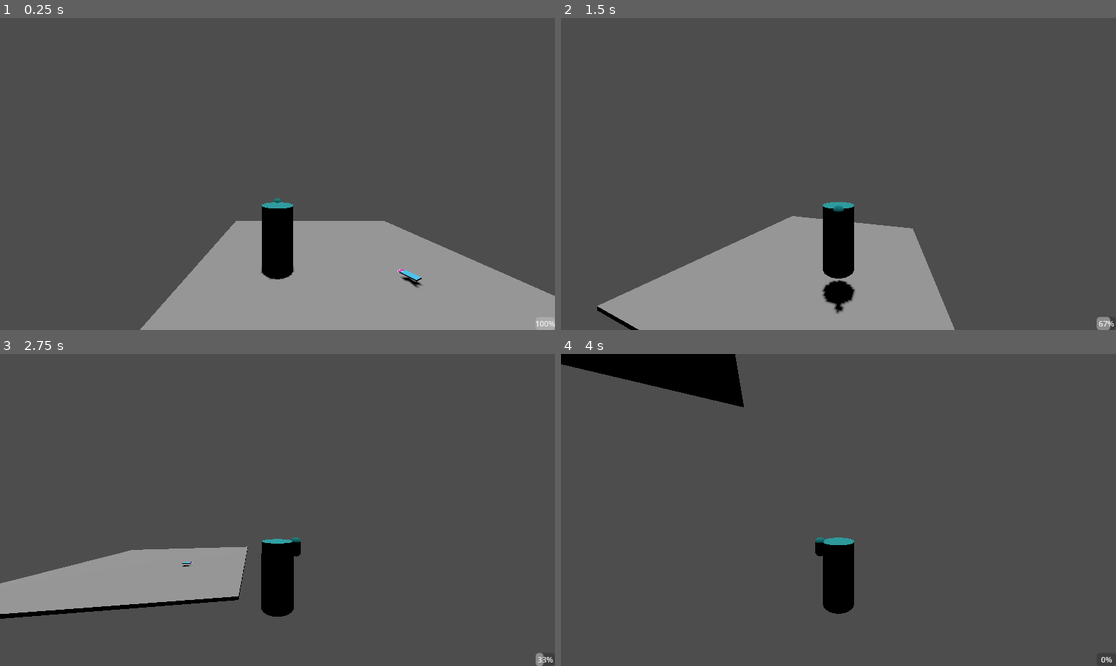
Above: before the commit, frames 1-4 (two rows, left to right).
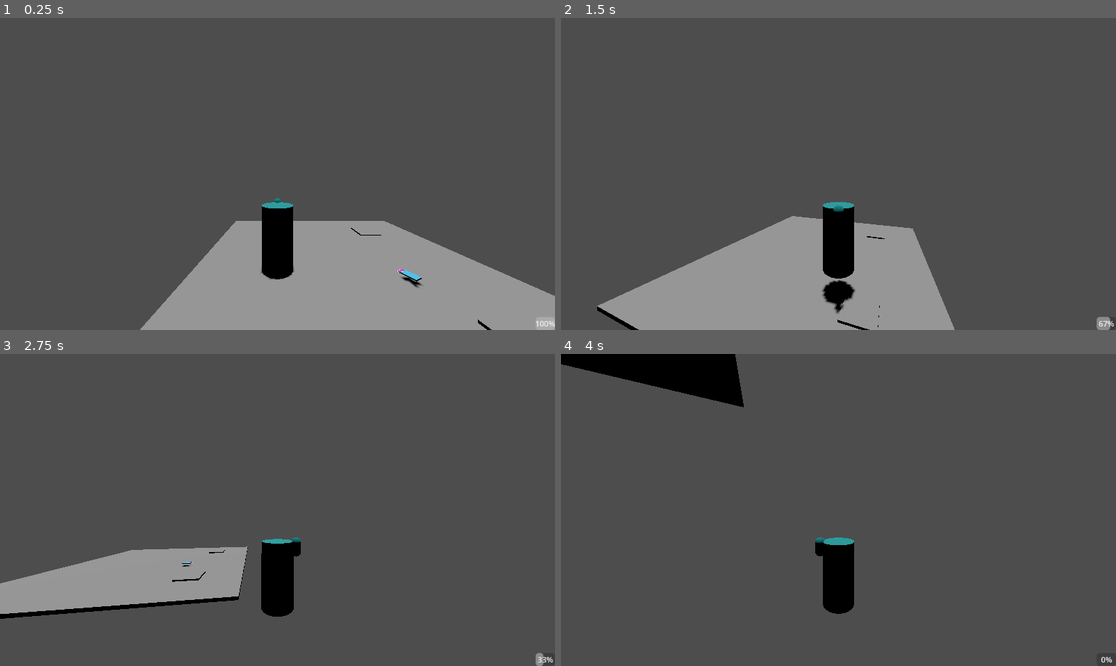
Above: after the commit, the same moments.

Repository: audreyssu/GGJ-2025-BubblegumPlatformer
Game: Godot game, scene res://scenes/world_root.tscn
The game is run twice, just before and just after one commit, with the same random seed, the same clock (stepped at 60 frames per second) and the same inputs.
Inputs (mouse positions are in pixels of both pictures, inside the frame that each line leads up to):
- Up to frame 1 (0.25 s): no input
- Up to frame 2 (1.5 s): move the mouse to (866, 174) at 0.52 s; hold D (p_right) 0.53-1.28 s; click (866, 174) at 0.6 s; tap Space (p_jump) at 0.77 s; move the mouse to (810, 174) at 1.27 s; hold S (p_backward) from 1.28 s (still down); tap W (p_foreward) at 1.35 s
- Up to frame 3 (2.75 s): tap Space (p_jump) at 1.52 s; move the mouse to (288, 503) at 2.02 s; release S (p_backward) at 2.03 s; hold D (p_right) from 2.03 s (still down); click (288, 503) at 2.1 s
- Up to frame 4 (4 s): move the mouse to (832, 516) at 2.77 s; tap W (p_foreward) at 2.85 s; tap Space (p_jump) at 3.02, 3.77 s; move the mouse to (877, 513) at 3.52 s; release D (p_right) at 3.53 s; hold A (p_left) from 3.53 s (still down); click (877, 513) at 3.6 s

The runs differ from the first frame. In frame 1, less than 0.1% of the frame differs, in the area x 63-89%, y 67-100%; in frame 2, less than 0.1%, in the area x 49-59%, y 69-100%; in frame 3, less than 0.1%; in frame 4, nothing differs.

Commit message:
Checkpoints and player implementation
Issue with coloring for checkpoints, but everything else with checkpoints works

Diff:
--- a/bubblegamejam/project.godot
+++ b/bubblegamejam/project.godot
@@ -23,6 +23,8 @@
 
 Player=""
 Collectible=""
+Active_Checkpoint=""
+Inactive_Checkpoints=""
 
 [input]
 
@@ -82,6 +84,11 @@
 "events": [Object(InputEventJoypadMotion,"resource_local_to_scene":false,"resource_name":"","device":-1,"axis":2,"axis_value":1.0,"script":null)
 ]
 }
+debug_kill={
+"deadzone": 0.5,
+"events": [Object(InputEventKey,"resource_local_to_scene":false,"resource_name":"","device":-1,"window_id":0,"alt_pressed":false,"shift_pressed":false,"ctrl_pressed":false,"meta_pressed":false,"pressed":false,"keycode":0,"physical_keycode":75,"key_label":0,"unicode":107,"location":0,"echo":false,"script":null)
+]
+}
 
 [layer_names]
 
--- /dev/null
+++ b/bubblegamejam/scenes/checkpoint.tscn
@@ -0,0 +1,23 @@
+[gd_scene load_steps=4 format=3 uid="uid://b6buddapu6s7t"]
+
+[ext_resource type="Script" path="res://scripts/checkpoint.gd" id="1_12046"]
+
+[sub_resource type="BoxShape3D" id="BoxShape3D_akdu5"]
+size = Vector3(1, 0.25, 1)
+
+[sub_resource type="BoxMesh" id="BoxMesh_crgwy"]
+size = Vector3(1, 0.25, 1)
+
+[node name="checkpoint" type="Area3D"]
+script = ExtResource("1_12046")
+
+[node name="checkpointCollision" type="CollisionShape3D" parent="."]
+shape = SubResource("BoxShape3D_akdu5")
+
+[node name="checkpointMesh" type="MeshInstance3D" parent="."]
+mesh = SubResource("BoxMesh_crgwy")
+
+[node name="respawnPoint" type="Node3D" parent="."]
+transform = Transform3D(1, 0, 0, 0, 1, 0, 0, 0, 1, 0, 0.248833, 0)
+
+[connection signal="body_entered" from="." to="." method="_on_player_collision"]
--- a/bubblegamejam/scenes/pendulum.tscn
+++ b/bubblegamejam/scenes/pendulum.tscn
@@ -1,6 +1,6 @@
 [gd_scene load_steps=9 format=3 uid="uid://bsmw61s6uuuui"]
 
-[ext_resource type="Script" path="res://scripts/moving_platform.gd" id="1_3px6v"]
+[ext_resource type="Script" path="res://scripts/pendulum.gd" id="1_72e8p"]
 
 [sub_resource type="CylinderMesh" id="CylinderMesh_6igka"]
 
@@ -12,23 +12,6 @@
 "tilts": PackedFloat32Array(0)
 }
 point_count = 1
-
-[sub_resource type="Animation" id="Animation_cofhb"]
-resource_name = "moving_platform_anim"
-length = 3.0
-loop_mode = 1
-tracks/0/type = "value"
-tracks/0/imported = false
-tracks/0/enabled = true
-tracks/0/path = NodePath("pendulumPath/pendulumPathFollow:progress_ratio")
-tracks/0/interp = 1
-tracks/0/loop_wrap = true
-tracks/0/keys = {
-"times": PackedFloat32Array(0, 1.5),
-"transitions": PackedFloat32Array(1, 1),
-"update": 0,
-"values": [0.0, 1.0]
-}
 
 [sub_resource type="Animation" id="Animation_so486"]
 length = 3.0
@@ -53,7 +36,7 @@
 tracks/1/loop_wrap = true
 tracks/1/keys = {
 "times": PackedFloat32Array(0, 1.5),
-"transitions": PackedFloat32Array(-2, 1),
+"transitions": PackedFloat32Array(-2, -2),
 "update": 0,
 "values": [Vector3(-1, 0, 0), Vector3(1, 0, 0)]
 }
@@ -65,9 +48,26 @@
 tracks/2/loop_wrap = true
 tracks/2/keys = {
 "times": PackedFloat32Array(0, 1.5),
-"transitions": PackedFloat32Array(-0.5, 1),
+"transitions": PackedFloat32Array(-2, -2),
 "update": 0,
 "values": [Vector3(0, 0, -0.785398), Vector3(0, 0, 0.785398)]
+}
+
+[sub_resource type="Animation" id="Animation_cofhb"]
+resource_name = "moving_platform_anim"
+length = 3.0
+loop_mode = 1
+tracks/0/type = "value"
+tracks/0/imported = false
+tracks/0/enabled = true
+tracks/0/path = NodePath("pendulumPath/pendulumPathFollow:progress_ratio")
+tracks/0/interp = 1
+tracks/0/loop_wrap = true
+tracks/0/keys = {
+"times": PackedFloat32Array(0, 1.5),
+"transitions": PackedFloat32Array(1, 1),
+"update": 0,
+"values": [0.0, 1.0]
 }
 
 [sub_resource type="Animation" id="Animation_seirn"]
@@ -107,7 +107,7 @@
 }
 
 [node name="pendulum" type="Node3D"]
-script = ExtResource("1_3px6v")
+script = ExtResource("1_72e8p")
 
 [node name="pendulumBody" type="AnimatableBody3D" parent="."]
 transform = Transform3D(0.707107, 0.707107, 0, -0.707107, 0.707107, 0, 0, 0, 1, -1, 0, 0)
--- a/bubblegamejam/scenes/world_root.tscn
+++ b/bubblegamejam/scenes/world_root.tscn
@@ -1,11 +1,14 @@
-[gd_scene load_steps=5 format=3 uid="uid://diyvfs7cnl02p"]
+[gd_scene load_steps=7 format=3 uid="uid://diyvfs7cnl02p"]
 
+[ext_resource type="Script" path="res://scripts/world_root.gd" id="1_0qkg6"]
 [ext_resource type="PackedScene" uid="uid://cox7oo3r722t3" path="res://scenes/test_floor.tscn" id="1_cfjnq"]
 [ext_resource type="PackedScene" uid="uid://cv3ijnrb4x4bh" path="res://scenes/player.tscn" id="2_i2nx8"]
 [ext_resource type="PackedScene" uid="uid://bqoo6e3w2stvg" path="res://scenes/gum_packet.tscn" id="3_jys0l"]
 [ext_resource type="PackedScene" uid="uid://mrgknucoe2tv" path="res://scenes/bubble_counter.tscn" id="4_8co3c"]
+[ext_resource type="PackedScene" uid="uid://b6buddapu6s7t" path="res://scenes/checkpoint.tscn" id="6_jdluq"]
 
 [node name="worldRoot" type="Node3D"]
+script = ExtResource("1_0qkg6")
 
 [node name="TestFloor" parent="." instance=ExtResource("1_cfjnq")]
 collision_layer = 2
@@ -22,4 +25,12 @@
 
 [node name="Bubble_Counter" parent="." instance=ExtResource("4_8co3c")]
 
+[node name="checkpoint1" parent="." instance=ExtResource("6_jdluq")]
+transform = Transform3D(1, 0, 0, 0, 1, 0, 0, 0, 1, 2.44339, 0, -2.85683)
+
+[node name="checkpoint2" parent="." instance=ExtResource("6_jdluq")]
+transform = Transform3D(1, 0, 0, 0, 1, 0, 0, 0, 1, 2.44339, 0, 2.55167)
+
 [connection signal="numBubblesChanged" from="player" to="Bubble_Counter" method="_on_player_num_bubbles_changed"]
+
+[editable path="checkpoint2"]
--- /dev/null
+++ b/bubblegamejam/scripts/checkpoint.gd
@@ -0,0 +1,38 @@
+extends Node
+# make an area that when player touches, save position to global script
+# on player death, telport them back to last checkpoint
+# particle effects that change colors depending on active checkpoint?
+# could group all checkpoints and reset all others when current one is activated
+
+# Called when the node enters the scene tree for the first time.
+func _ready():
+	add_to_group("Inactive_Checkpoints")
+
+
+# Called every frame. 'delta' is the elapsed time since the previous frame.
+func _process(delta):
+	pass
+
+
+func _on_player_collision(body):
+	if body.is_in_group("Player") and self.is_in_group("Inactive_Checkpoints"):
+		get_tree().call_group("Active_Checkpoint", "set_to_inactive") # Just in case there is more than one active for some reason
+		self.set_to_active()
+		body.cur_checkpoint = $respawnPoint.global_position
+		print("checkpoint set")
+	elif self.is_in_group("Active_Checkpoint"):
+		print("Already active")
+	else:
+		print("checkpoint not set")
+
+
+
+func set_to_active():
+	#$checkpointMesh.mesh.material.albedo_color = Color(0, 1, 0, 1)
+	add_to_group("Active_Checkpoint")
+	remove_from_group("Inactive_Checkpoints")
+
+func set_to_inactive():
+	#$checkpointMesh.mesh.material.albedo_color = Color(1, 1, 1, 1)
+	add_to_group("Inactive_Checkpoints")
+	remove_from_group("Active_Checkpoint")
--- a/bubblegamejam/scripts/moving_platform.gd
+++ b/bubblegamejam/scripts/moving_platform.gd
@@ -4,7 +4,7 @@
 
 # Called when the node enters the scene tree for the first time.
 func _ready():
-	$pendulumAnimPlayer.speed_scale *= moveSpeedScale
+	$platformAnimPlayer.speed_scale *= moveSpeedScale
 
 
 # Called every frame. 'delta' is the elapsed time since the previous frame.
--- /dev/null
+++ b/bubblegamejam/scripts/pendulum.gd
@@ -0,0 +1,12 @@
+extends Node3D
+
+@export var moveSpeedScale: float = 1
+
+# Called when the node enters the scene tree for the first time.
+func _ready():
+	$pendulumAnimPlayer.speed_scale *= moveSpeedScale
+
+
+# Called every frame. 'delta' is the elapsed time since the previous frame.
+func _process(delta):
+	pass
--- a/bubblegamejam/scripts/player.gd
+++ b/bubblegamejam/scripts/player.gd
@@ -7,6 +7,8 @@
 
 @export var numBubbles:int = MAX_BUBBLES
 
+@onready var cur_checkpoint:Vector3 = position # No checkpoints at start, just go to initial spawn
+
 var jumpSound = preload("res://assets/sounds/Bounce!.mp3")
 
 signal numBubblesChanged(value)
@@ -14,7 +16,6 @@
 func _init() -> void:
 	Input.set_mouse_mode(Input.MOUSE_MODE_CAPTURED)
 	#Input.set_mouse_mode(Input.MOUSE_MODE_HIDDEN)
-	pass
 
 func _input(event: InputEvent) -> void:
 	#Rotates the camera using the mouse
@@ -24,7 +25,6 @@
 		$h.rotate_y(deg_to_rad(-event.screen_relative.x * Settings.sensitivity))
 		$h/v.rotate_x(deg_to_rad(-event.relative.y * Settings.sensitivity))
 		$h/v.rotation.x = clampf($h/v.rotation.x, deg_to_rad(-89), deg_to_rad(89))
-		pass
 
 #Rotates the camera using a controller
 func rotateCameraController():
@@ -42,6 +42,11 @@
 	$playerSoundSource.play()
 
 func _physics_process(delta: float) -> void:
+	print(cur_checkpoint)
+
+
+
+
 	# Add the gravity.
 	if not is_on_floor():
 		velocity += get_gravity() * delta
@@ -79,6 +84,9 @@
 		velocity.x = move_toward(velocity.x, 0, moveSpeed)
 		velocity.z = move_toward(velocity.z, 0, moveSpeed)
 
+	if Input.is_action_just_pressed("debug_kill"):
+		killPlayer()
+
 	move_and_slide()
 
 func collectGum():
@@ -87,3 +95,6 @@
 		numBubblesChanged.emit(numBubbles)
 		return true
 	return false
+
+func killPlayer():
+	self.position = cur_checkpoint
--- /dev/null
+++ b/bubblegamejam/scripts/world_root.gd
@@ -0,0 +1,15 @@
+extends Node3D
+
+
+# Called when the node enters the scene tree for the first time.
+func _ready():
+	pass # Replace with function body.
+
+
+# Called every frame. 'delta' is the elapsed time since the previous frame.
+func _process(delta):
+	pass
+
+func _input(event):
+	if event.is_action_pressed("ui_cancel"):
+		get_tree().quit()
Not shown, added: bubblegamejam/BubbleGameJam.console.exe
Not shown, added: bubblegamejam/BubbleGameJam.exe
Not shown, added: bubblegamejam/BubbleGameJam.pck
